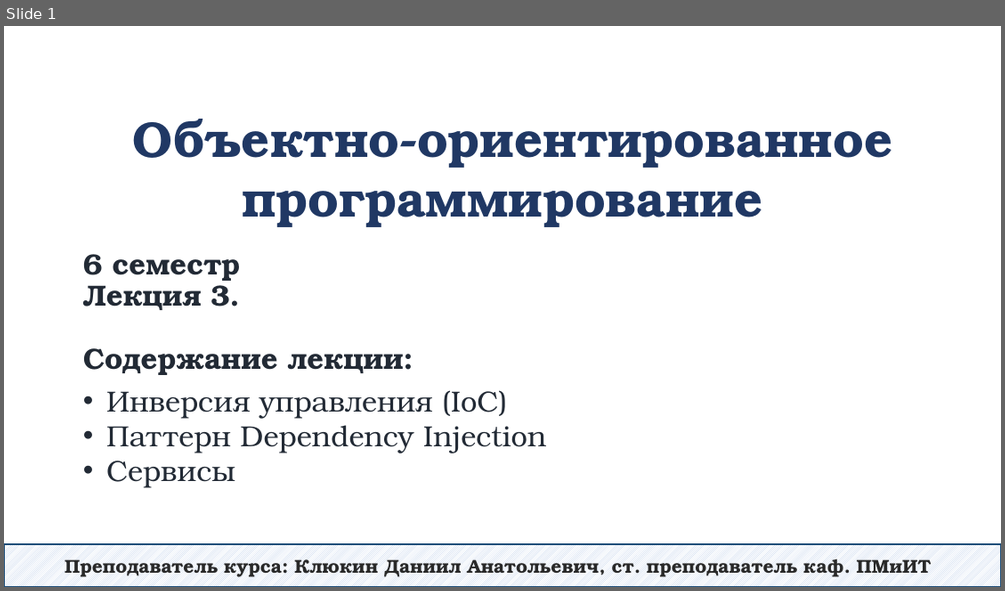
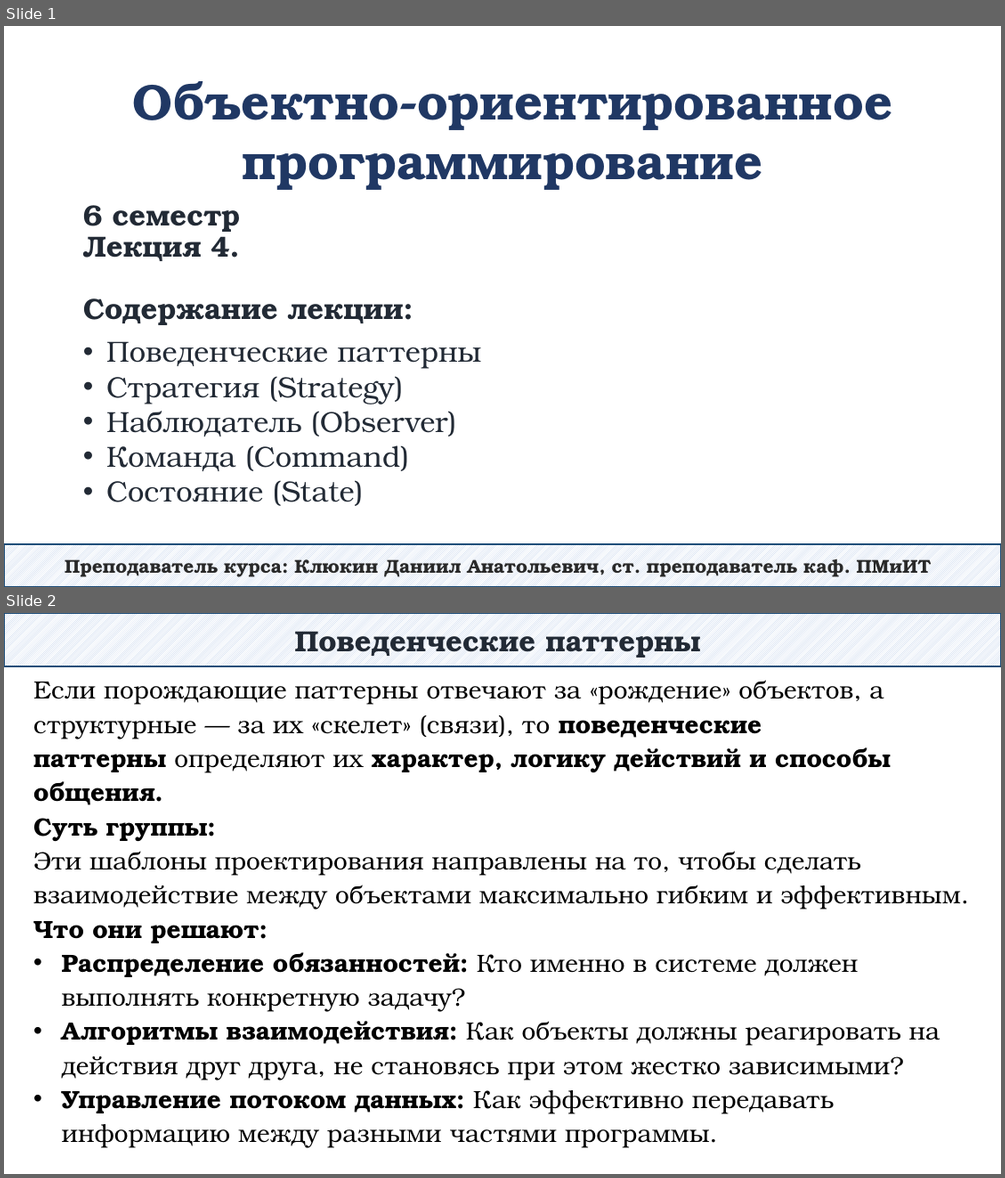
Before and after one commit to DaniilKlyukin/OOP-6, a slide deck: Лекции/ООП 2 лек 4.pptx. Shown one above the other, each under a label of ours: slide 1 before the commit, slides 1 and 2 after it. The pictures are 1005x591 and 1005x1178 pixels, drawn with LibreOffice and Linux fonts; fonts in the diff are those of the drawing. Boxes give left, top, right and bottom in pixels: in the first picture for what was removed or moved away, otherwise in the second. Text is boxed around its words. In the diff, an @@ line names an element or a change of style, - is before the commit and + after.

```diff
--- a/Лекции/ООП 2 лек 4.pptx
+++ b/Лекции/ООП 2 лек 4.pptx
@@ slide 2 added at (x1=4, y1=613, x2=1001, y2=1174), background #FFFFFF @@
@@ rectangle added at (x1=4, y1=613, x2=1001, y2=666), fill pattern #B4C7E7 on #FFFFFF, outline #1F4E79 1.25 pt, 28 pt, text #222A35, bold @@
+Поведенческие паттерны
@@ text added at (x1=33, y1=680, x2=961, y2=1148), 24 pt, text #000000 @@
+Если порождающие паттерны отвечают за «рождение» объектов, а структурные — за их «скелет» (связи), то поведенческие паттерны определяют их характер, логику действий и способы общения.
+Суть группы:
+Эти шаблоны проектирования направлены на то, чтобы сделать взаимодействие между объектами максимально гибким и эффективным.
+Что они решают:
+• Распределение обязанностей: Кто именно в системе должен выполнять конкретную задачу?
+• Алгоритмы взаимодействия: Как объекты должны реагировать на действия друг друга, не становясь при этом жестко зависимыми?
+• Управление потоком данных: Как эффективно передавать информацию между разными частями программы.
@@ slide 1 changed as well @@
@@ text "Объектно-ориентированное программирование" moved from (x1=133, y1=119, x2=892, y2=227) to (x1=133, y1=81, x2=892, y2=190) @@
@@ title at (x1=83, y1=205, x2=404, y2=325): text changed @@
-6 семестр
-Лекция 3.
-Содержание лекции:
+6 семестр
+Лекция 4.
+Содержание лекции:
@@ text at (x1=106, y1=341, x2=482, y2=506): text changed @@
-• Инверсия управления (IoC)
-• Паттерн Dependency Injection
-• Сервисы
+• Поведенческие паттерны
+• Стратегия (Strategy)
+• Наблюдатель (Observer)
+• Команда (Command)
+• Состояние (State)
```
Also in this commit, not shown: 31 other slides added, 34 slides removed.
